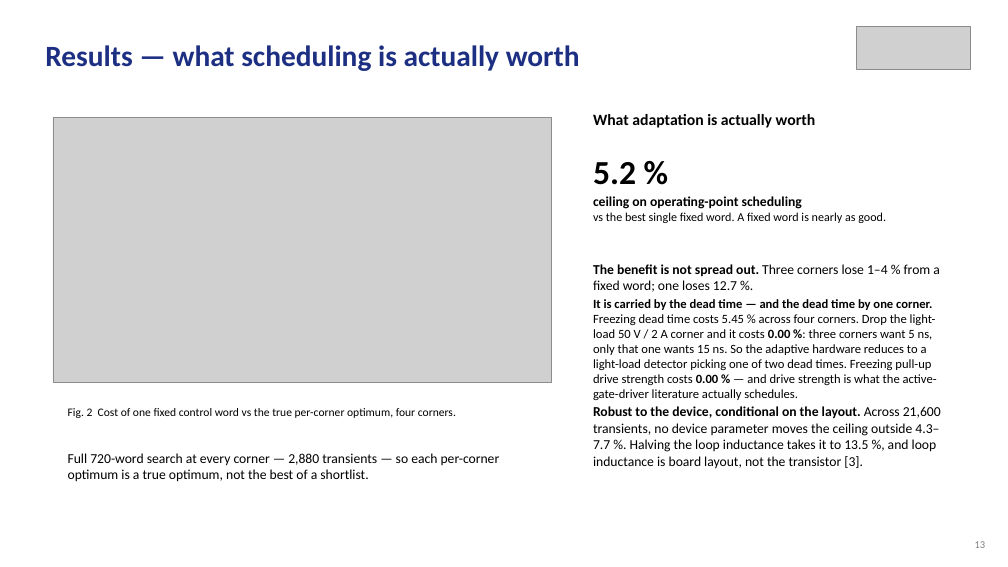
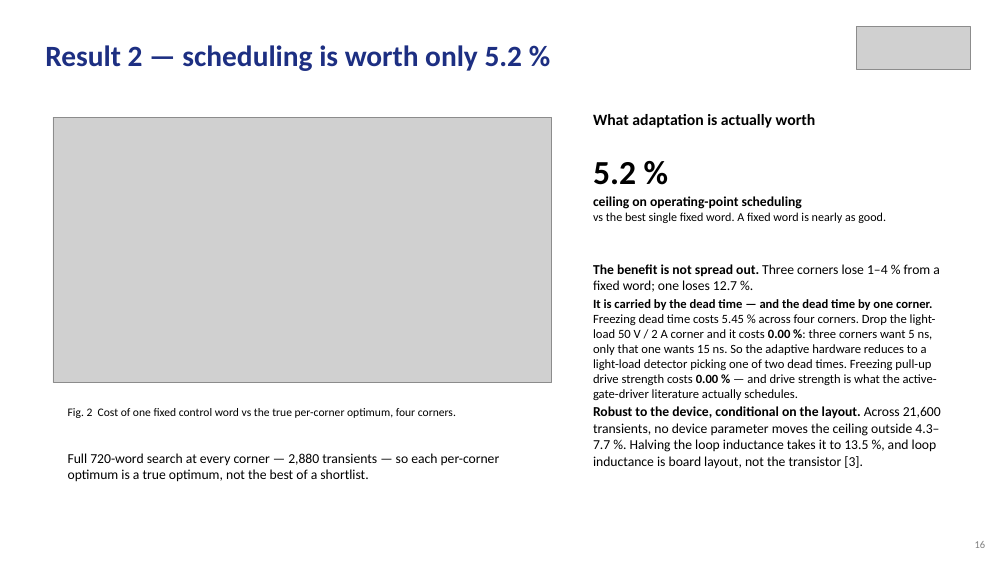
Before and after one commit to Amritha902/gan-driver, a slide deck: slide 16 of review/Review1_GaN_Segmented_Gate_Driver.pptx (slide 13 before the commit). Drawn at 1008x567 pixels with LibreOffice and Linux fonts; fonts in the diff are those of the drawing; grey boxes stand for pictures. Boxes give left, top, right and bottom in pixels: in the first picture for what was removed or moved away, otherwise in the second. Text is boxed around its words. In the diff, an @@ line names an element or a change of style, - is before the commit and + after.

```diff
--- a/review/Review1_GaN_Segmented_Gate_Driver.pptx
+++ b/review/Review1_GaN_Segmented_Gate_Driver.pptx
@@ text at (45, 45, 523, 71): text changed @@
-Results — what scheduling is actually worth
+Result 2 — scheduling is worth only 5.2 %
@@ text at (975, 541, 986, 548): text changed @@
-13
+16
```
Also in this commit, not shown: 14 other slides changed, 3 slides added, 16 other files.
